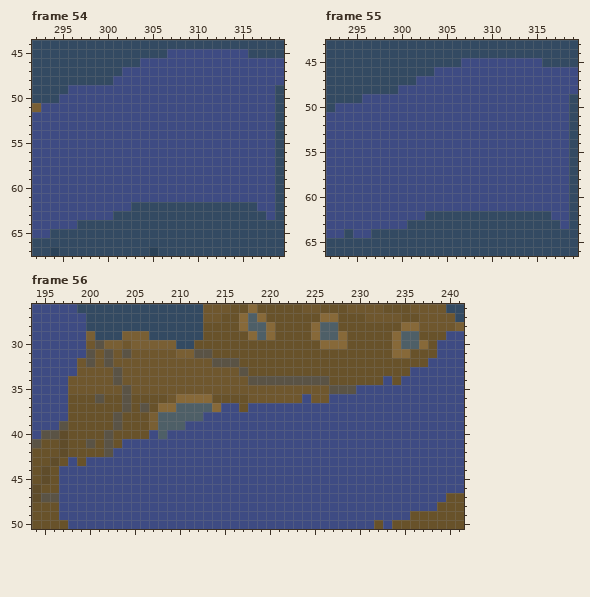
File history of a pixel-art file, assets/art/end screens/ENDING.aseprite. That is the earlier state.
320x180 pixels, 71 frames. Colours within 5 levels of each other are drawn and written as one. Shown: frame 54: x 292..319, y 44..67; frame 55: x 292..319, y 43..66; frame 56: x 194..241, y 26..50. The commit also changed other frames or places, which this record leaves out.
Now the later version:
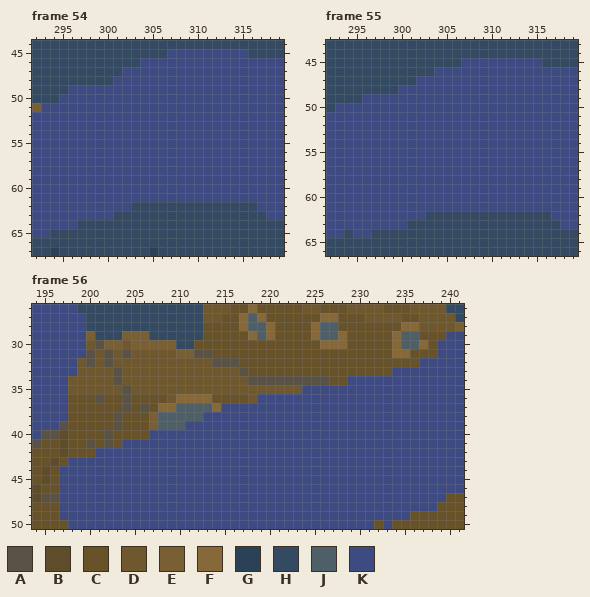
Palette (. is transparent): A #5a5345  B #5f4c2a  C #68522a  D #6f572e  E #795f34  F #876939  G #2a4157  H #334a62  J #4e5f67  K #3e4b83
Log entry: asd ening 2
From old to new:
Frame 54, layer "tenticle":
y 49..63: x 319 H -> K
Frame 55, layer "tenticle": the same change as frame 54
Frame 56, layer "tenticle":
y 32: x 237 C -> K
y 33: x 234..235 CC -> KK
y 34: x 229..232 CCCC -> KKKK; x 234 C -> K
y 35: x 224..229 DDDAAA -> KKKKKK
y 36: x 219..223 DDDDD -> KKKKK; x 225..226 DD -> KK
y 37: x 217 C -> K
y 40: x 208 J -> K
y 42: x 201..202 CA -> KK
y 43: x 199 C -> K
Changed places in both pictures, as pixel boxes (x1, y1, x2, y2):
changed: (275, 85, 284, 220)
changed: (569, 94, 578, 229)
changed: (239, 358, 428, 412)
changed: (158, 430, 167, 439)
changed: (77, 448, 113, 466)
